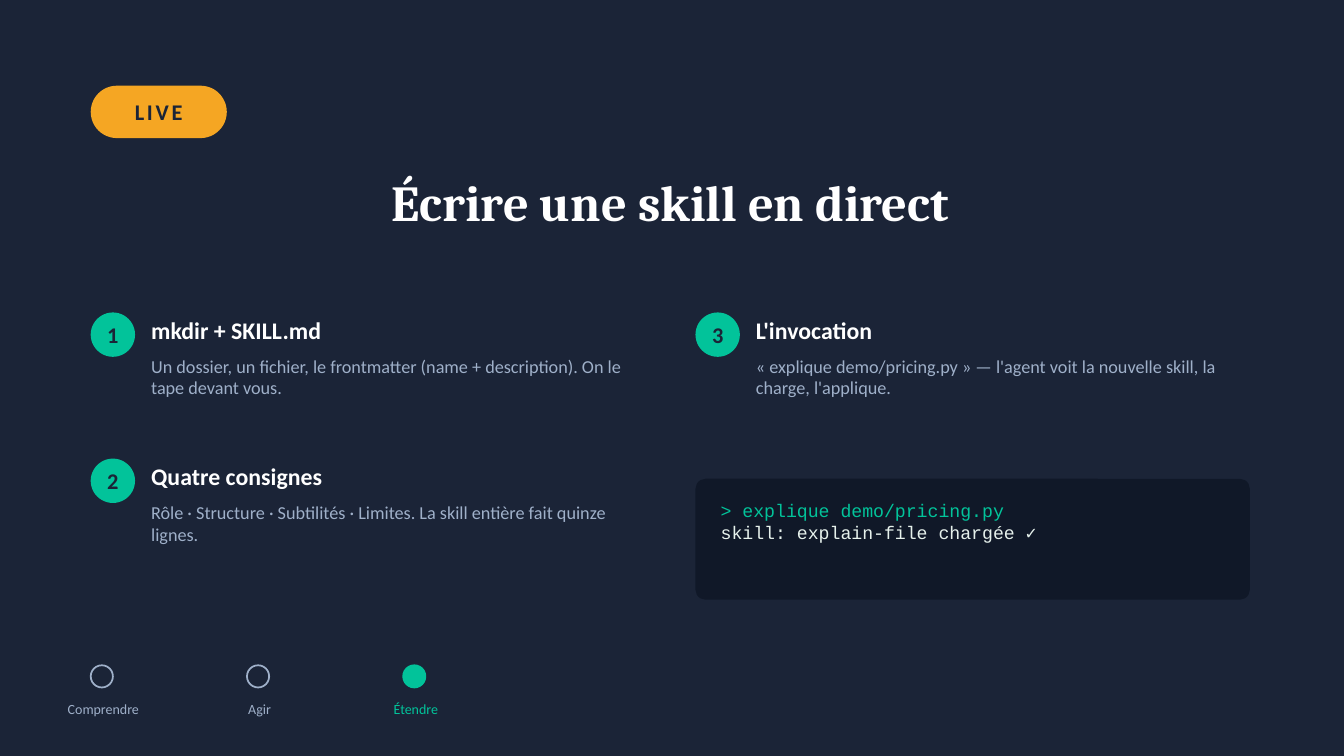
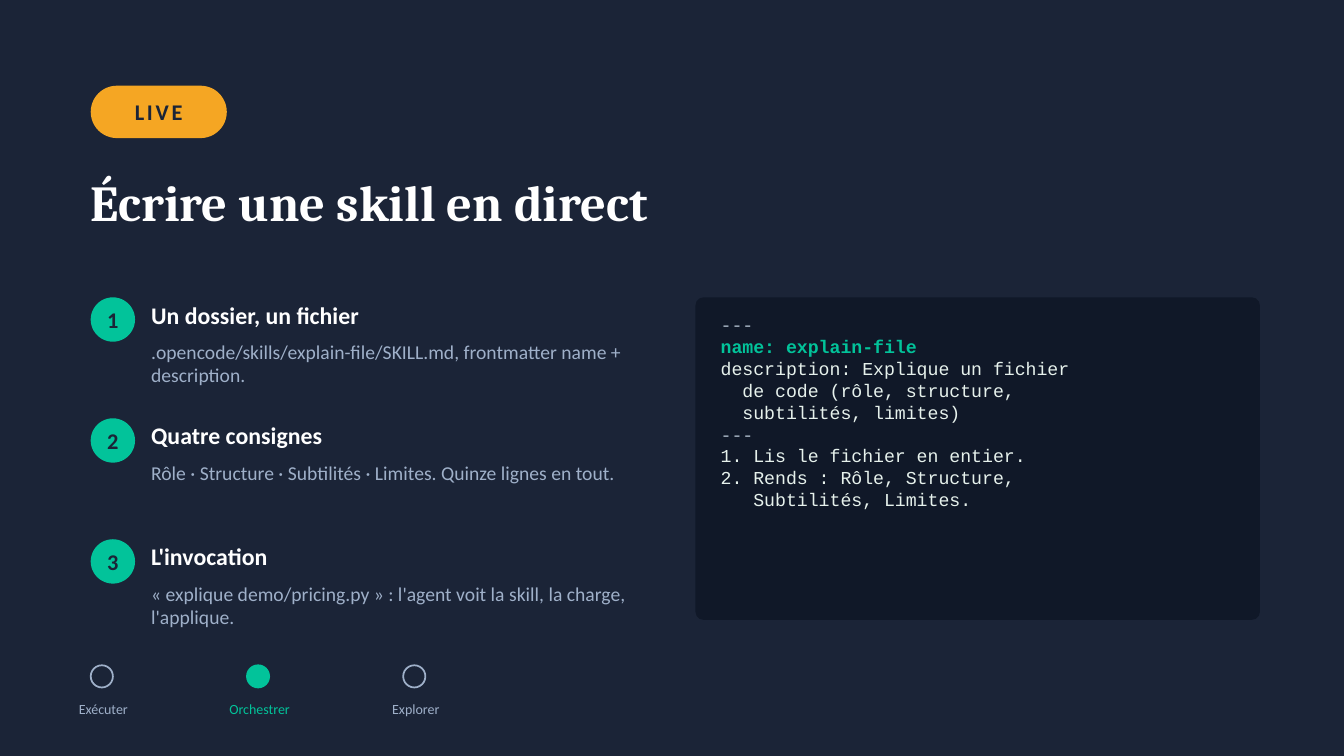
Before and after one commit to m-max/llm-introduction, a slide deck: slide 23 of presentation/llm-agentique-local.pptx. Drawn at 1344x756 pixels with LibreOffice and Linux fonts; fonts in the diff are those of the drawing. Boxes give left, top, right and bottom in pixels: in the first picture for what was removed or moved away, otherwise in the second. Text is boxed around its words. In the diff, an @@ line names an element or a change of style, - is before the commit and + after.

Commit message:
feat: plan et deck refondus (exécuter, orchestrer, explorer) sur recherche sourcée et mesures locales

```diff
--- a/presentation/llm-agentique-local.pptx
+++ b/presentation/llm-agentique-local.pptx
@@ title "Écrire une skill en direct" at [91, 175, 647, 222]: alignment centre to left @@
@@ text "1": place and size @@
-text "1" at [107, 328, 118, 343]
+text "1" at [107, 313, 118, 328]
@@ ellipse: place and size @@
-ellipse at [91, 313, 135, 357]
+ellipse at [91, 297, 135, 342]
@@ rounded rectangle: place and size @@
-rounded rectangle at [696, 479, 1250, 600]
+rounded rectangle at [696, 297, 1260, 620]
@@ rounded rectangle at [696, 297, 1260, 620]: proportions changed @@
@@ text at [151, 307, 359, 327]: text changed @@
-mkdir + SKILL.md
+Un dossier, un fichier
@@ text at [151, 345, 606, 385]: text changed; size 13 to 14 pt @@
-Un dossier, un fichier, le frontmatter (name + description). On le tape devant vous.
+.opencode/skills/explain-file/SKILL.md, frontmatter name + description.
@@ text at [721, 340, 1069, 509]: text changed @@
-> explique demo/pricing.py
-skill: explain-file chargée ✓
+---
+name: explain-file
+description: Explique un fichier
+de code (rôle, structure,
+subtilités, limites)
+---
+1. Lis le fichier en entier.
+2. Rends : Rôle, Structure,
+Subtilités, Limites.
@@ 2 texts, 1 ellipse: place and size @@
-2 texts, 1 ellipse at [91, 459, 322, 503]
+2 texts, 1 ellipse at [91, 418, 322, 463]
@@ text at [151, 466, 615, 484]: text changed; size 13 to 14 pt @@
-Rôle · Structure · Subtilités · Limites. La skill entière fait quinze lignes.
+Rôle · Structure · Subtilités · Limites. Quinze lignes en tout.
@@ text "3": place and size @@
-text "3" at [712, 328, 723, 343]
+text "3" at [107, 555, 118, 570]
@@ ellipse: place and size @@
-ellipse at [696, 313, 740, 357]
+ellipse at [91, 539, 135, 584]
@@ text "L'invocation": place and size @@
-text "L'invocation" at [756, 322, 872, 339]
+text "L'invocation" at [151, 548, 267, 565]
@@ text at [151, 587, 625, 627]: text changed; size 13 to 14 pt @@
-« explique demo/pricing.py » — l'agent voit la nouvelle skill, la charge, l'applique.
+« explique demo/pricing.py » : l'agent voit la skill, la charge, l'applique.
@@ ellipse at [247, 665, 269, 688]: fill #1B2437 to #02C39A; outline #9FB0C9 1.25 pt to #02C39A 1.25 pt @@
@@ ellipse at [403, 665, 425, 688]: fill #02C39A to #1B2437; outline #02C39A 1.25 pt to #9FB0C9 1.25 pt @@
@@ text at [79, 704, 128, 714]: text changed @@
-Comprendre
+Exécuter
@@ text at [229, 704, 289, 714]: text changed; text colour #9FB0C9 to #02C39A @@
-Agir
+Orchestrer
@@ text at [392, 704, 439, 716]: text changed; text colour #02C39A to #9FB0C9 @@
-Étendre
+Explorer
```
Also in this commit, not shown: 11 other slides changed, 17 slides added, 18 slides removed, 10 other files.
